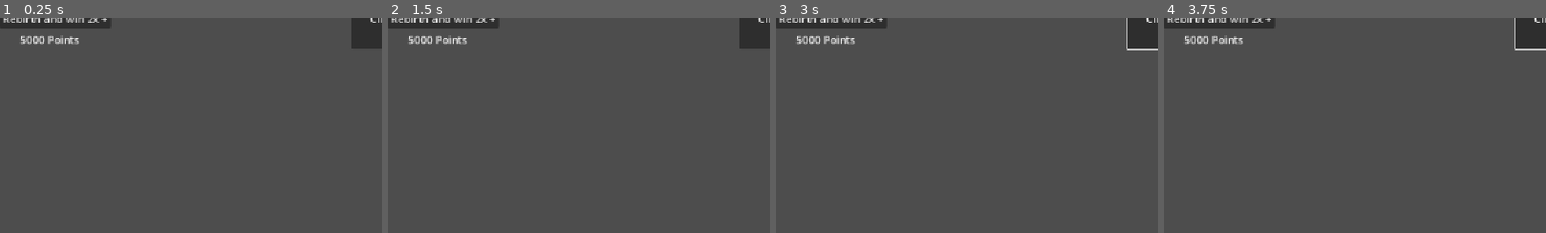
Above: before the commit, frames 1-4 (left to right).
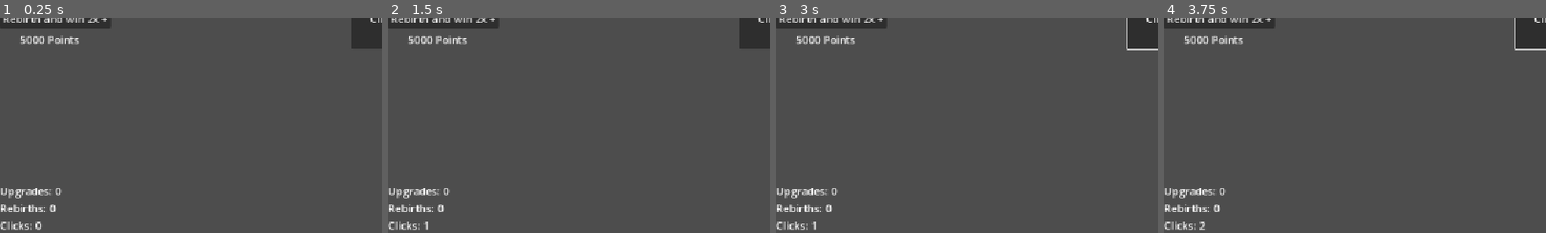
Above: after the commit, the same moments.

Repository: BrundevCoder/ClickerGame
Game: Godot game, scene res://control.tscn
The game is run twice, just before and just after one commit, with the same random seed, the same clock (stepped at 60 frames per second) and the same inputs.
Inputs (mouse positions are % of the whole screen's width and height, from its top left):
- Up to frame 1 (0.25 s): no input
- Up to frame 2 (1.5 s): click "Click" at 0.5 s; click "100 Points" at 1.25 s
- Up to frame 3 (3 s): click "Rebirth and win 2x +" at 2 s; tap Enter at 2.75 s; move the mouse to (72, 45) at 2.77 s; hold Right from 2.78 s (still down); tap Alt at 2.85 s; click (72, 45) at 2.92 s
- Up to frame 4 (3.75 s): tap Space at 3.5 s; move the mouse to (30, 55) at 3.52 s; release Right at 3.53 s; hold Down from 3.53 s (still down); tap Shift at 3.6 s
The pictures show only the part of the screen within x 0-50%, y 50-100%; the shares and areas given below are measured in that part.

The runs differ from the first frame. In frame 1, 0.9% of the frame differs, in the area x 0-17%, y 79-99%; in frame 2, 0.9%; in frame 3, 0.9%; in frame 4, 0.9%.

Commit message:
add: stats information at the bottom

Diff:
--- a/control.gd
+++ b/control.gd
@@ -5,27 +5,34 @@
 var multiplier = 1
 var rebirth_cost = 5000
 var rebirth_multiply = 1
+var amount_of_upgrades = 0
+var amount_of_rebirths = 0
+var clicks = 0
 
 @onready var displayer : Label = $Label
 @onready var multiplierButton : Button = $multiplierButton
 @onready var multiplierDisplay : Label = $multiplierCounter
 @onready var rebirthPriceLabel : Label = $rebirthPriceLabel
+@onready var statsLabel : Label = $statsLabel
 
 func update_displayer() -> void:
 	displayer.text = "You have %d Points!" %points
 	multiplierButton.text = "%d Points" %update_price
 	multiplierDisplay.text = "%dx" %(multiplier * 2)
 	rebirthPriceLabel.text = "%d Points" %rebirth_cost
+	statsLabel.text = "Upgrades: %d\nRebirths: %d\nClicks: %d" % [amount_of_upgrades, amount_of_rebirths, clicks]
 
 func _on_button_pressed() -> void:
-	points += multiplier
+	points += (multiplier * rebirth_multiply)
+	clicks += 1
 	update_displayer()
 
 func _on_multiplier_button_pressed() -> void:
 	if points >= update_price:
 		points -= update_price
 		multiplier *= 2
-		update_price = round(update_price * 1.95)
+		update_price = round(update_price * 2.25)
+		amount_of_upgrades += 1
 	update_displayer()
 
 func _on_rebirth_button_pressed() -> void:
@@ -33,3 +40,7 @@
 		points = 0
 		rebirth_cost *= 2
 		rebirth_multiply *= 2
+		multiplier = 1
+		update_price = 100
+		amount_of_rebirths += 1
+	update_displayer()
--- a/control.tscn
+++ b/control.tscn
@@ -86,6 +86,18 @@
 offset_bottom = 368.0
 text = "5000 Points"
 
+[node name="statsLabel" type="Label" parent="." unique_id=1498260]
+layout_mode = 1
+anchors_preset = 2
+anchor_top = 1.0
+anchor_bottom = 1.0
+offset_top = -49.0
+offset_right = 97.955
+grow_vertical = 0
+text = "Upgrades: 0
+Rebirths: 0
+Clicks: 0"
+
 [connection signal="pressed" from="Button" to="." method="_on_button_pressed"]
 [connection signal="pressed" from="multiplierButton" to="." method="_on_multiplier_button_pressed"]
 [connection signal="pressed" from="rebirthButton" to="." method="_on_rebirth_button_pressed"]
